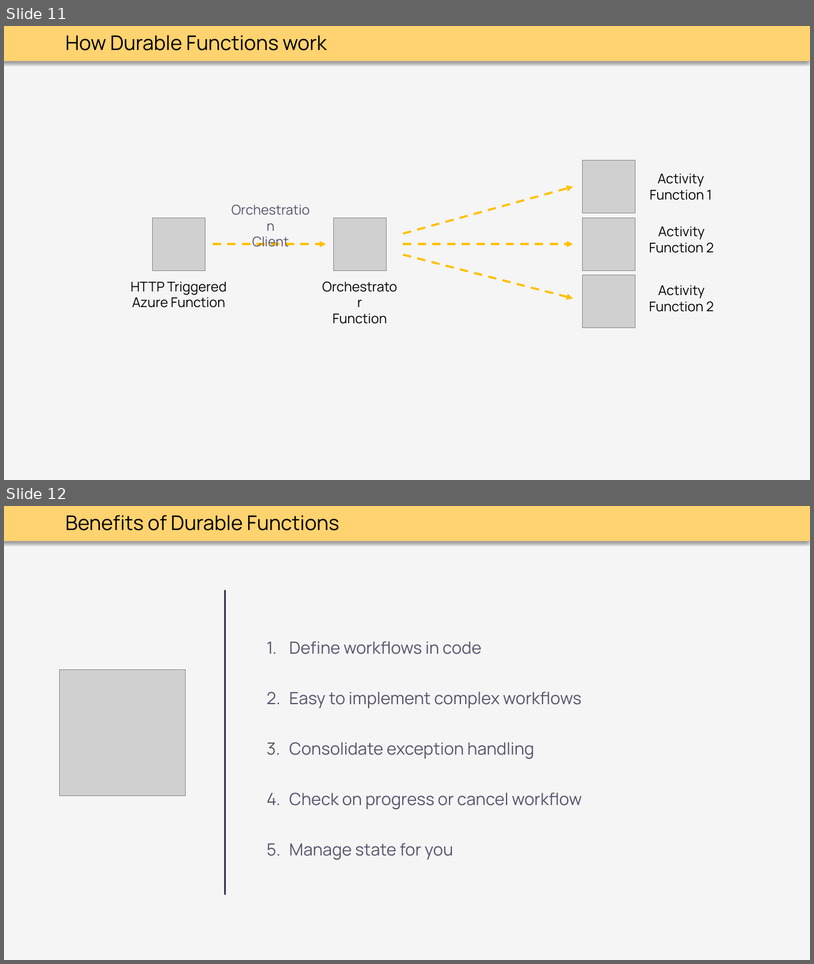
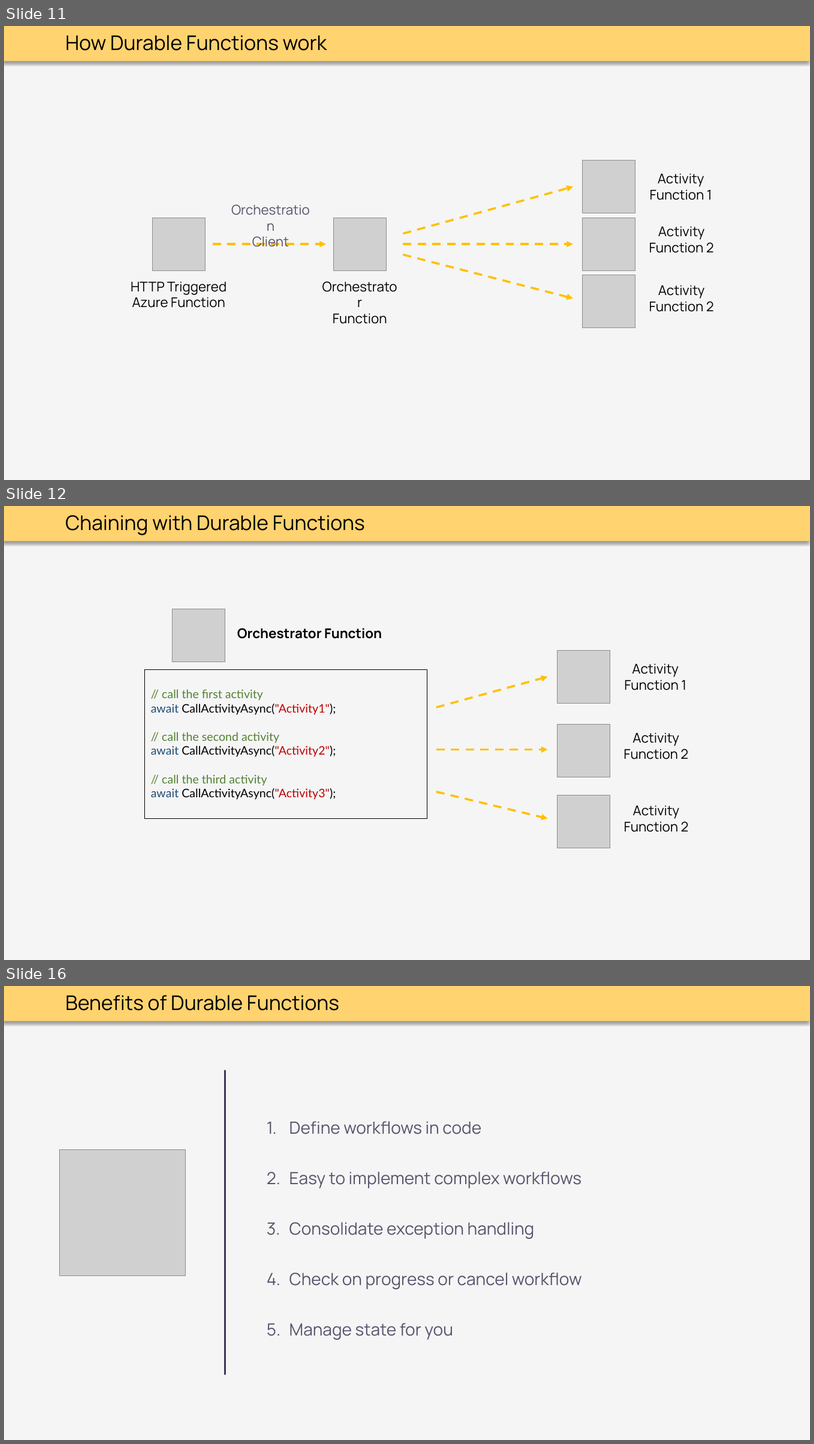
Before and after one commit to thoemmi/DurableFunctionsMeetupRosenheim, a slide deck: slides/Durable_Functions.pptx. Shown one above the other, each under a label of ours: slides 11 and 12 before the commit, slides 11, 12 and 16 after it; the slides between them are not shown. The pictures are 814x964 and 814x1444 pixels, drawn with LibreOffice and Linux fonts; fonts in the diff are those of the drawing; grey boxes stand for pictures. Boxes give left, top, right and bottom in pixels: in the first picture for what was removed or moved away, otherwise in the second. Text is boxed around its words. In the diff, an @@ line names an element or a change of style, - is before the commit and + after.

Commit message:
update slides

```diff
--- a/slides/Durable_Functions.pptx
+++ b/slides/Durable_Functions.pptx
@@ slide 12 added at <box>4,506,810,960</box>, background #F5F5F5; not listed: 1 template element that a slide beside it also shows @@
@@ text added at <box>65,515,365,535</box>, 24 pt, text #000000 @@
+Chaining with Durable Functions
@@ picture added at <box>172,609,225,661</box> @@
@@ text added at <box>237,628,382,639</box>, 16 pt, text #000000, bold @@
+Orchestrator Function
@@ picture added at <box>558,650,610,703</box> @@
@@ text added at <box>624,663,687,690</box>, 16 pt, text #000000 @@
+Activity
+Function 1
@@ rectangle added at <box>145,670,428,819</box>, outline #000000 0.75 pt, 14 pt, text #548235 @@
+// call the first activity
+await CallActivityAsync("Activity1");
+// call the second activity
+await CallActivityAsync("Activity2");
+// call the third activity
+await CallActivityAsync("Activity3");
@@ arrow added from (437, 708) to (548, 676), #FFC000 2.5 pt dashed @@
@@ picture added at <box>558,724,610,777</box> @@
@@ text added at <box>624,732,689,759</box>, 16 pt, text #000000 @@
+Activity
+Function 2
@@ arrow added from (437, 749) to (548, 749), #FFC000 2.5 pt dashed @@
@@ arrow added from (437, 792) to (548, 818), #FFC000 2.5 pt dashed @@
@@ picture added at <box>558,795,610,848</box> @@
@@ text added at <box>624,805,689,832</box>, 16 pt, text #000000 @@
+Activity
+Function 2
@@ what was slide 12 is now slide 16 @@
```
Also in this commit, not shown: 1 slide changed, 3 other slides added.
